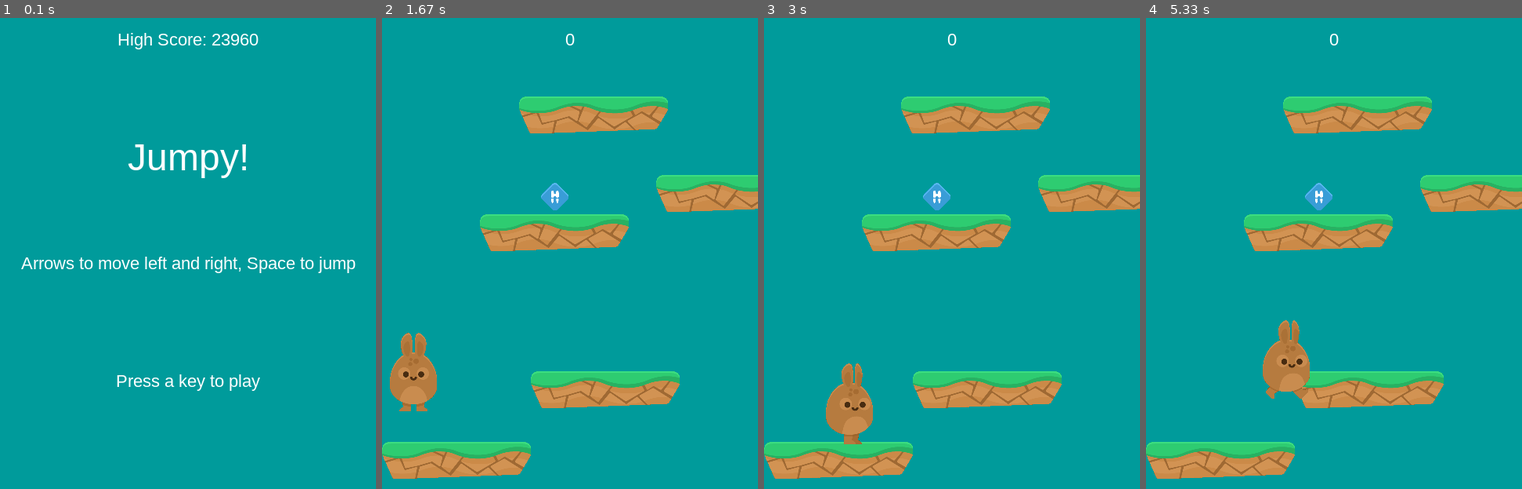
Above: before the commit, frames 1-4 (left to right).
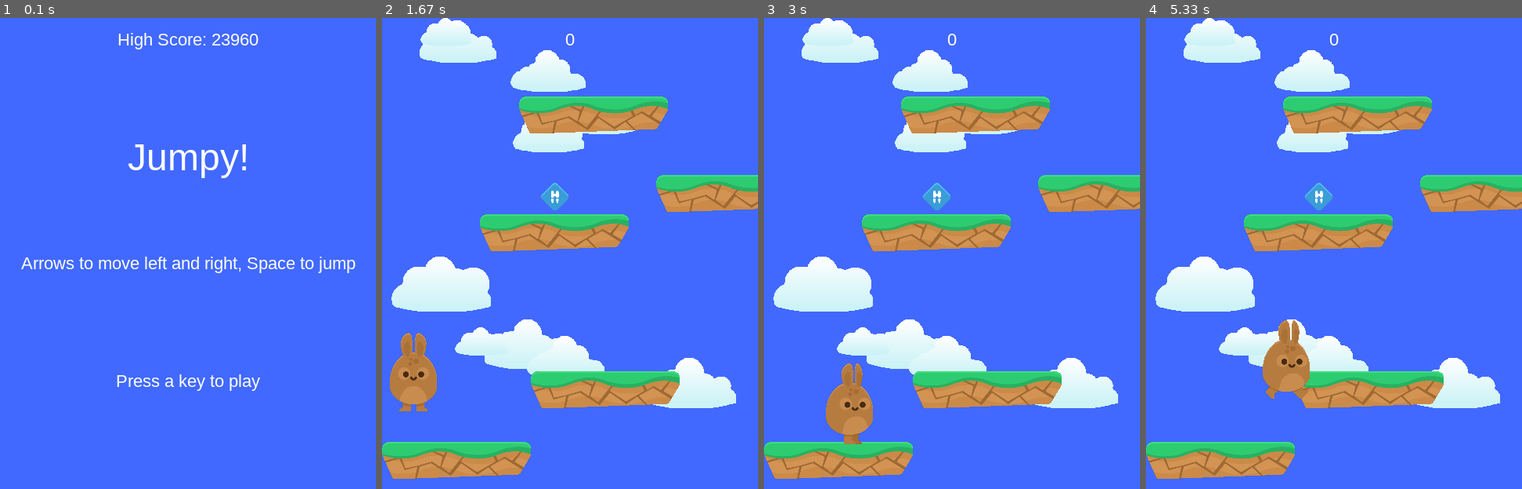
Above: after the commit, the same moments.

Repository: JohnCrissman/pygames
Game: pygame game, started from platform/main.py
Two runs of this game, one before a commit and one after it. Both use one fixed random seed, a clock stepped at 60 frames per second and the inputs below.
Inputs:
- Up to frame 1 (0.1 s): no input
- Up to frame 2 (1.67 s): tap Enter at 0.33 s; hold Left 0.67-1.2 s; hold Left 1.23-1.63 s; tap Space at 1.3, 1.6 s
- Up to frame 3 (3 s): hold Right 1.67-2.3 s; tap Space at 1.73, 2.03, 2.4, 2.7, 2.9 s; hold Left 2.33-2.8 s; hold Right from 2.83 s (still down)
- Up to frame 4 (5.33 s): tap Space at 3.2, 3.4, 3.7, 3.9, 4.2, 4.47, 4.77, 4.9, 5.2 s; release Right at 3.3 s; hold Right 3.33-3.8 s; hold Left 3.83-4.37 s; hold Left 4.4-4.8 s; hold Right from 4.83 s (still down)

The runs differ from the first frame. In frame 1, 99% of the frame differs, in the area x 0-100%, y 0-100%; in frame 2, 85%; in frame 3, 85%; in frame 4, 85%.

Commit message:
finished game

Diff:
--- a/platform/main.py
+++ b/platform/main.py
@@ -60,6 +60,9 @@
             Platform(self, *plat)
         self.mob_timer = 0
         pg.mixer.music.load(path.join(self.snd_dir, 'mushroom_dance.ogg'))
+        for i in range(10):
+            c = Cloud(self)
+            c.rect.y += 500
         self.run()
 
     def run(self):
@@ -108,11 +111,11 @@
 
         # if player reaches top 1/4 of screen
         if self.player.rect.top < HEIGHT / 4:
-            if random.randrange(100) < 2:
+            if random.randrange(100) < 15:
                 Cloud(self)
             self.player.pos.y += max(abs(self.player.vel.y),2)
             for cloud in self.clouds:
-                cloud.rect.y += max(abs(self.player.vel.y / 2), 2)
+                cloud.rect.y += max(abs(self.player.vel.y / random.choice([2,2.5,3,3.5,4,4.5,5,5.5])), 2)
             for mob in self.mobs:
                 mob.rect.y += max(abs(self.player.vel.y),2)
             for plat in self.platforms:
--- a/platform/settings.py
+++ b/platform/settings.py
@@ -45,4 +45,6 @@
 BLUE = (0, 0 , 255)
 YELLOW = (255, 255, 0)
 LIGHTBLUE = (0, 155, 155)
-BGCOLOR = LIGHTBLUE
+OTHERBLUE = (65, 105, 255)
+SKYBLUE = (135, 206, 235)
+BGCOLOR = OTHERBLUE
--- a/platform/sprites.py
+++ b/platform/sprites.py
@@ -128,11 +128,14 @@
         self.image = choice(self.game.cloud_images)
         self.image.set_colorkey(BLACK)
         self.rect = self.image.get_rect()
+        scale = randrange(50, 101) / 100
+        self.image = pg.transform.scale(self.image, (int(self.rect.width* scale),
+                                                     int(self.rect.height*scale)))
         self.rect.x = randrange(WIDTH - self.rect.width)
         self.rect.y = randrange(-500, -50)
 
     def update(self):
-        if self.rect.top > HEIGHT:
+        if self.rect.top > HEIGHT * 2:
             self.kill()
 
 class Platform(pg.sprite.Sprite):
